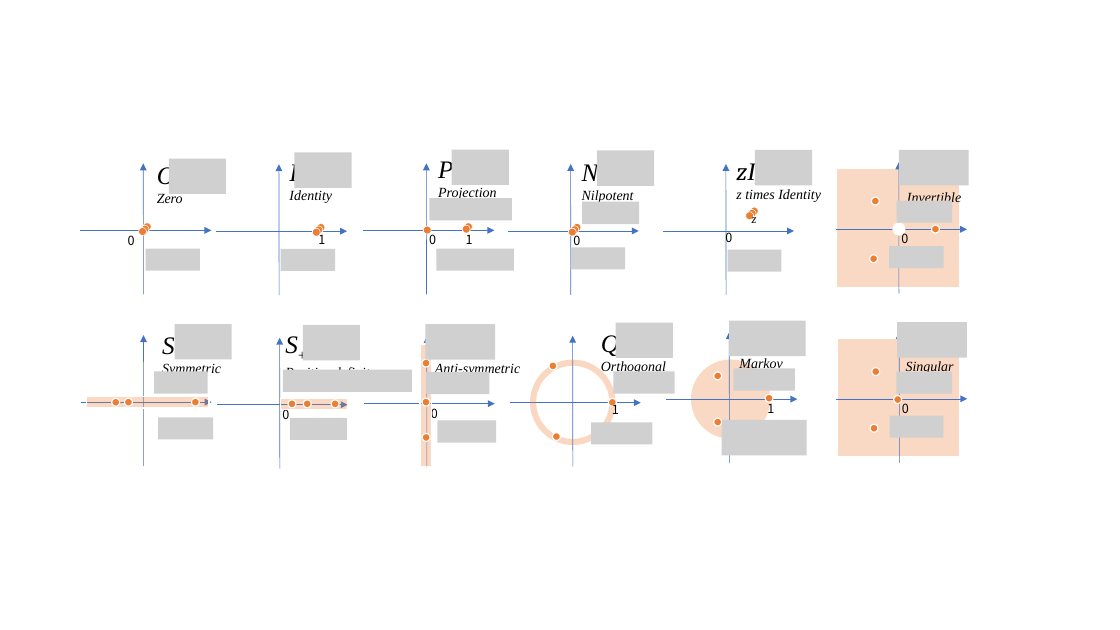
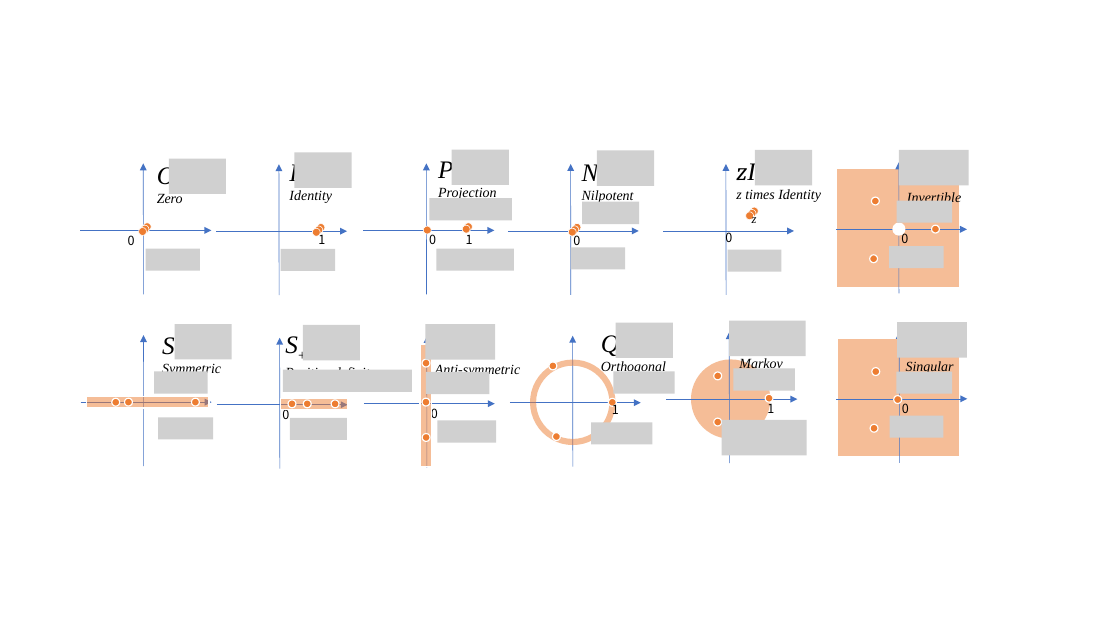
Before and after one commit to kenjihiranabe/The-Art-of-Linear-Algebra, a slide deck: slide 45 of Illustrations-j.pptx. Drawn at 1120x630 pixels with LibreOffice and Linux fonts; fonts in the diff are those of the drawing; grey boxes stand for pictures. Boxes give left, top, right and bottom in pixels: in the first picture for what was removed or moved away, otherwise in the second. Text is boxed around its words. In the diff, an @@ line names an element or a change of style, - is before the commit and + after.

```diff
--- a/Illustrations-j.pptx
+++ b/Illustrations-j.pptx
@@ fill #ED7D31 at 29% opacity to #ED7D31 at 50% opacity in 6 elements at [281,398,348,410], [87,397,209,408], [837,169,960,287], [838,339,960,457], [691,360,770,439], [420,344,432,466] @@
```
Also in this commit, not shown: 4 other slides changed, 57 other files.
